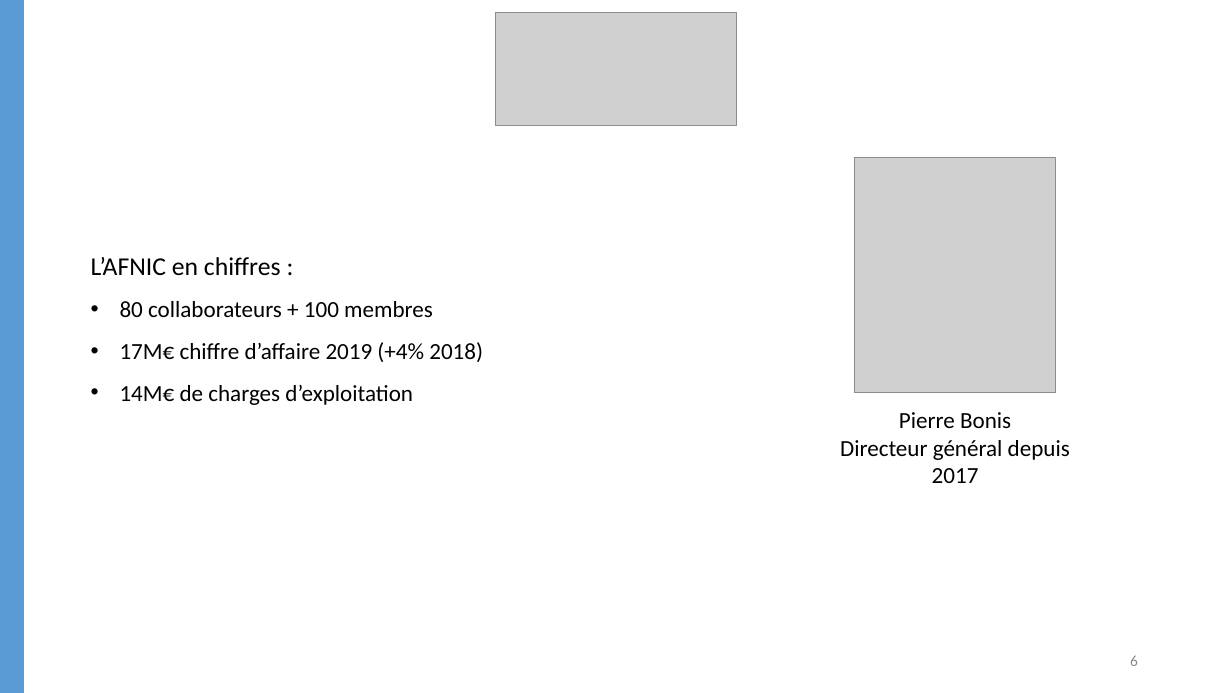
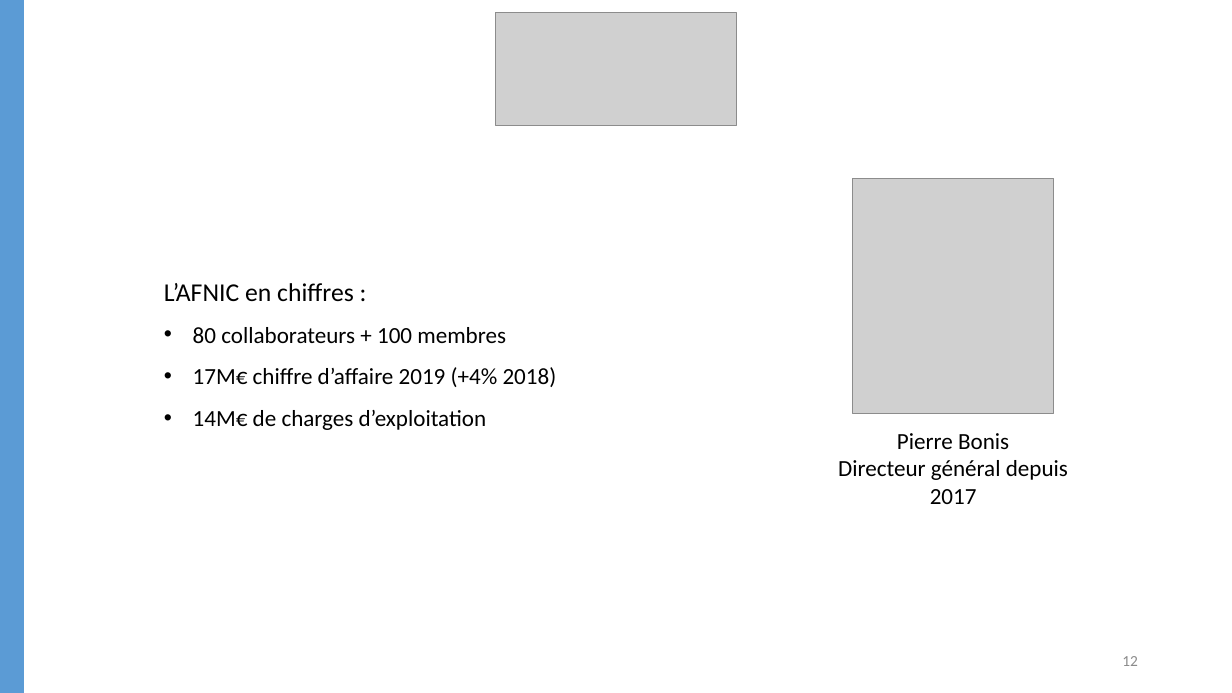
Before and after one commit to FabienMnsn/IGOV, a slide deck: slide 12 of Rapport/IGOV_COTOI_MANSON_MAZARS_slides.pptx (slide 6 before the commit). Drawn at 1232x693 pixels with LibreOffice and Linux fonts; fonts in the diff are those of the drawing; grey boxes stand for pictures. Boxes give left, top, right and bottom in pixels: in the first picture for what was removed or moved away, otherwise in the second. Text is boxed around its words. In the diff, an @@ line names an element or a change of style, - is before the commit and + after.

```diff
--- a/Rapport/IGOV_COTOI_MANSON_MAZARS_slides.pptx
+++ b/Rapport/IGOV_COTOI_MANSON_MAZARS_slides.pptx
@@ picture: place and size @@
-picture at (855, 158, 1056, 394)
+picture at (853, 178, 1055, 414)
@@ text "L’AFNIC en chiffres :": place and size @@
-text "L’AFNIC en chiffres :" at (91, 257, 483, 405)
+text "L’AFNIC en chiffres :" at (164, 283, 557, 430)
@@ text "Pierre Bonis": place and size @@
-text "Pierre Bonis" at (840, 412, 1070, 483)
+text "Pierre Bonis" at (838, 433, 1068, 504)
@@ page number at (1122, 656, 1138, 666): text changed @@
-6
+12
```
Also in this commit, not shown: 2 other slides changed, 6 slides added, 5 other files.
